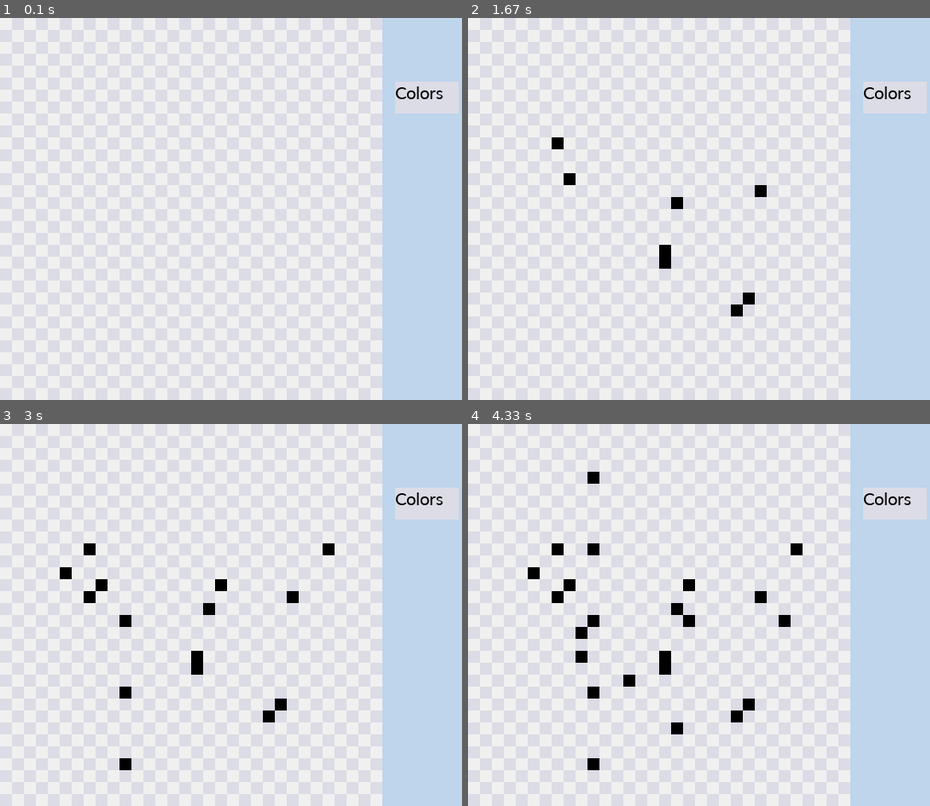
Above: before the commit, frames 1-4 (two rows, left to right).
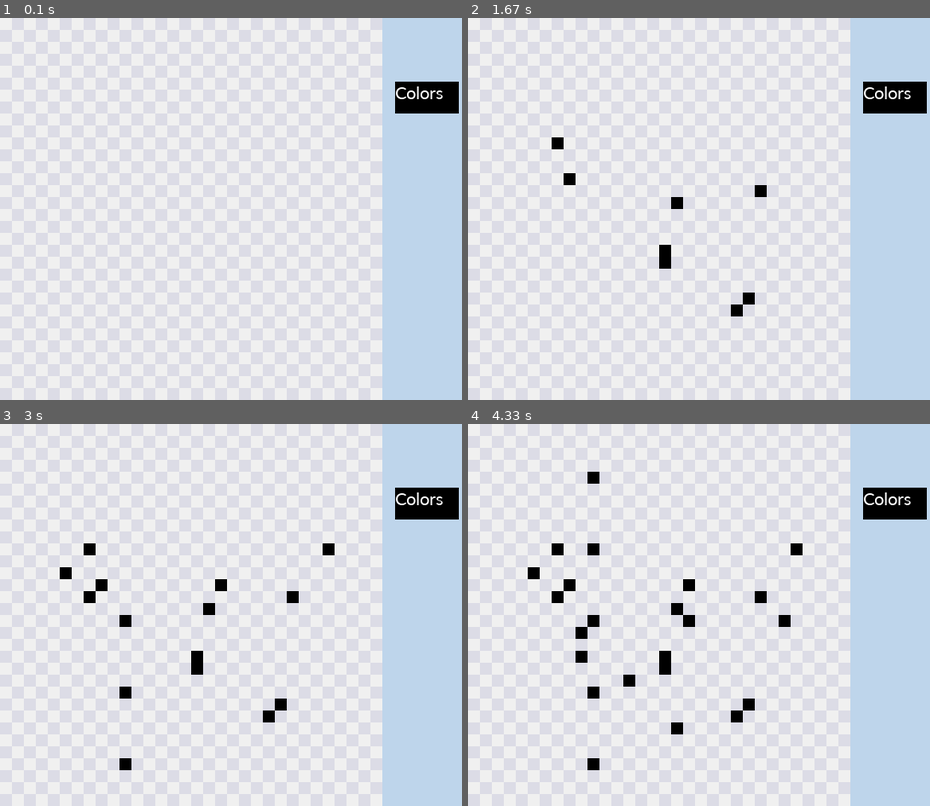
Above: after the commit, the same moments.

Repository: rinaalo/PixelArtSoftware
Game: pygame game, started from main.py
The game is run twice, just before and just after one commit, with the same random seed, the same clock (stepped at 60 frames per second) and the same inputs.
Inputs (mouse positions are in pixels of both pictures, inside the frame that each line leads up to):
- Up to frame 1 (0.1 s): no input
- Up to frame 2 (1.67 s): press the mouse at (588, 212) at 0.37 s; move the mouse to (666, 251) at 0.47 s; release the mouse at (745, 293) at 0.6 s; press the mouse at (588, 212) at 0.7 s; move the mouse to (666, 258) at 0.8 s; release the mouse at (740, 304) at 0.93 s; press the mouse at (588, 212) at 1.03 s; move the mouse to (671, 205) at 1.13 s; release the mouse at (754, 197) at 1.27 s; press the mouse at (588, 212) at 1.37 s; move the mouse to (574, 178) at 1.47 s; release the mouse at (560, 147) at 1.6 s
- Up to frame 3 (3 s): press the mouse at (120, 618) at 1.7 s; move the mouse to (221, 584) at 1.8 s; release the mouse at (328, 546) at 1.93 s; press the mouse at (120, 618) at 2.03 s; move the mouse to (120, 618) at 2.13 s; release the mouse at (120, 618) at 2.27 s; press the mouse at (120, 618) at 2.37 s; move the mouse to (120, 687) at 2.47 s; release the mouse at (120, 760) at 2.6 s; press the mouse at (120, 618) at 2.7 s; move the mouse to (87, 595) at 2.8 s; release the mouse at (60, 576) at 2.93 s
- Up to frame 4 (4.33 s): press the mouse at (588, 618) at 3.03 s; move the mouse to (583, 634) at 3.13 s; release the mouse at (578, 653) at 3.27 s; press the mouse at (588, 618) at 3.37 s; move the mouse to (629, 676) at 3.47 s; release the mouse at (671, 733) at 3.6 s; press the mouse at (588, 618) at 3.7 s; move the mouse to (592, 546) at 3.8 s; release the mouse at (592, 473) at 3.93 s; press the mouse at (588, 618) at 4.03 s; move the mouse to (685, 618) at 4.13 s; release the mouse at (782, 622) at 4.27 s

The runs differ from the first frame. In frame 1, 1.1% of the frame differs, in the area x 85-100%, y 16-25%; in frame 2, 1.1%; in frame 3, 1.1%; in frame 4, 1.1%.

Commit message:
- the text on the color button is the opposite of the current color fixed bug: - program used to crash when color picker was closed

Diff:
--- a/grid.py
+++ b/grid.py
@@ -1,4 +1,5 @@
 from color import *
+from generate_colors import gen_colors
 import pygame
 import numpy as np
 
@@ -49,12 +50,10 @@
     menu_width = MENU_X_OFFSET
     menu_height = HEIGHT * GRID_ROW
 
-    colors_textcolor = (0, 0, 0)
     colors_lightcolor = (150, 150, 150)
     colors_darkcolor = (60, 60, 60)
 
     font = pygame.font.SysFont('Corbel', MENU_X_OFFSET // 4)
-    colors_text = font.render('Colors', True , colors_textcolor)
 
     # Draw on canvas
     def render_canvas(new_color):
@@ -75,6 +74,9 @@
         clock.tick(fps)
         pos = pygame.mouse.get_pos()
 
+        colors_textcolor = (255 - current_color[0], 255 - current_color[1], 255 - current_color[2])
+        colors_text = font.render('Colors', True , colors_textcolor)
+
         for event in pygame.event.get():
             if event.type == pygame.QUIT:
                 run = False
@@ -89,7 +91,8 @@
             # Click on button
             if event.type == pygame.MOUSEBUTTONDOWN:
                 if menu_width/6 + (WIDTH * GRID_COL) <= pos[0] <= menu_width/2 + (WIDTH * GRID_COL) and menu_height/6 <= pos[1] <= menu_height/4:
-                    current_color = rgb_color()
+                    temporary_color = rgb_color()
+                    if (temporary_color != None): current_color = temporary_color
 
         surface.fill(blue)
 
@@ -108,10 +111,7 @@
 
         # Button Color
         try:
-            if current_color != black:
-                button_color = current_color
-            else:
-                button_color = grey
+            button_color = current_color
         except UnboundLocalError:
             button_color = colors_darkcolor
 
